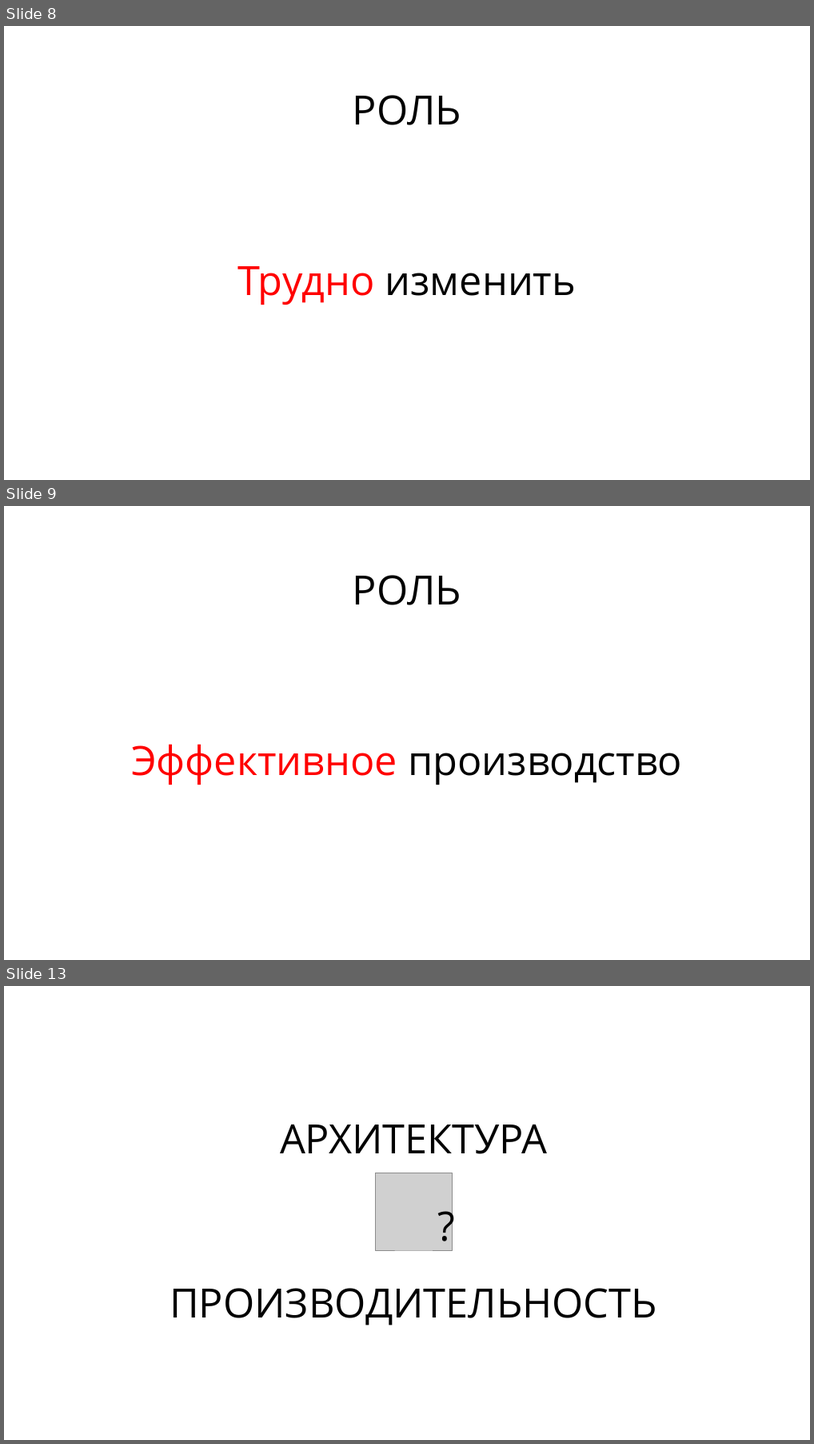
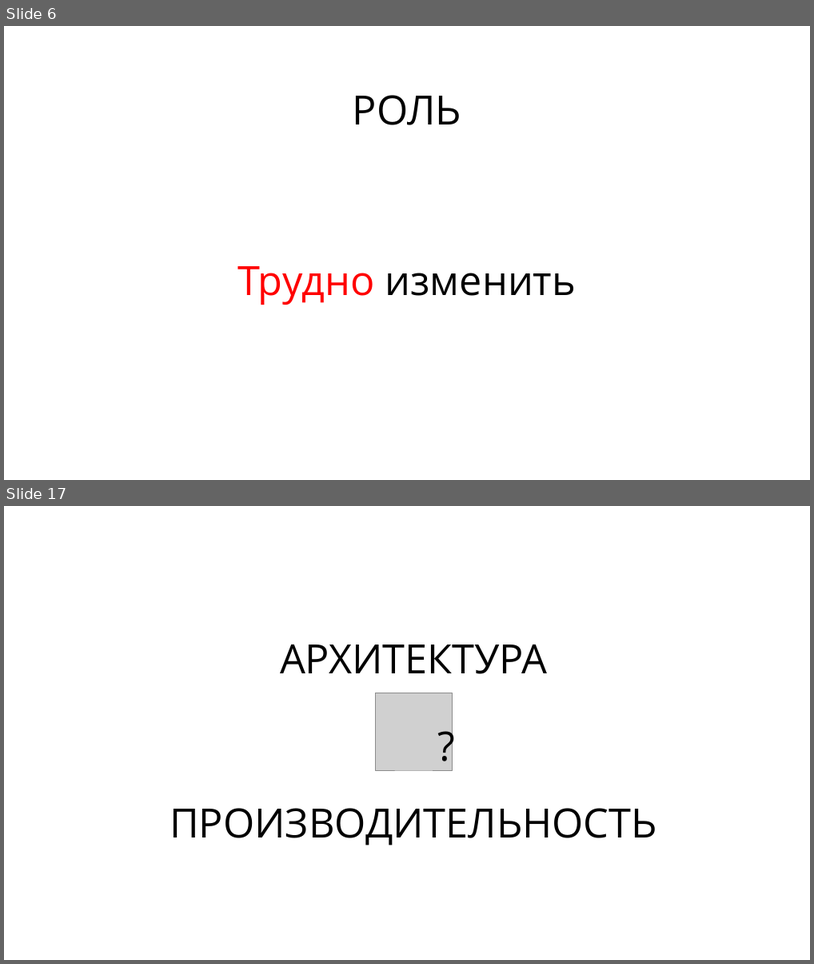
Before and after one commit to rkhaimov/brain-gym, a slide deck: Презентация.pptx. Shown one above the other, each under a label of ours: slides 8, 9 and 13 before the commit, slides 6 and 17 after it; the slides between them are not shown. The pictures are 814x1444 and 814x964 pixels, drawn with LibreOffice and Linux fonts; fonts in the diff are those of the drawing; grey boxes stand for pictures. Boxes give left, top, right and bottom in pixels: in the first picture for what was removed or moved away, otherwise in the second. Text is boxed around its words. In the diff, an @@ line names an element or a change of style, - is before the commit and + after.

```diff
--- a/Презентация.pptx
+++ b/Презентация.pptx
@@ slide 9 removed at (4, 506, 810, 960), background #FFFFFF @@
@@ text removed at (353, 575, 462, 605) @@
-РОЛЬ
@@ text removed at (131, 744, 682, 784) @@
-Эффективное производство
@@ what was slide 8 is now slide 6 @@
@@ what was slide 13 is now slide 17 @@
```
Also in this commit, not shown: 6 other slides removed.
